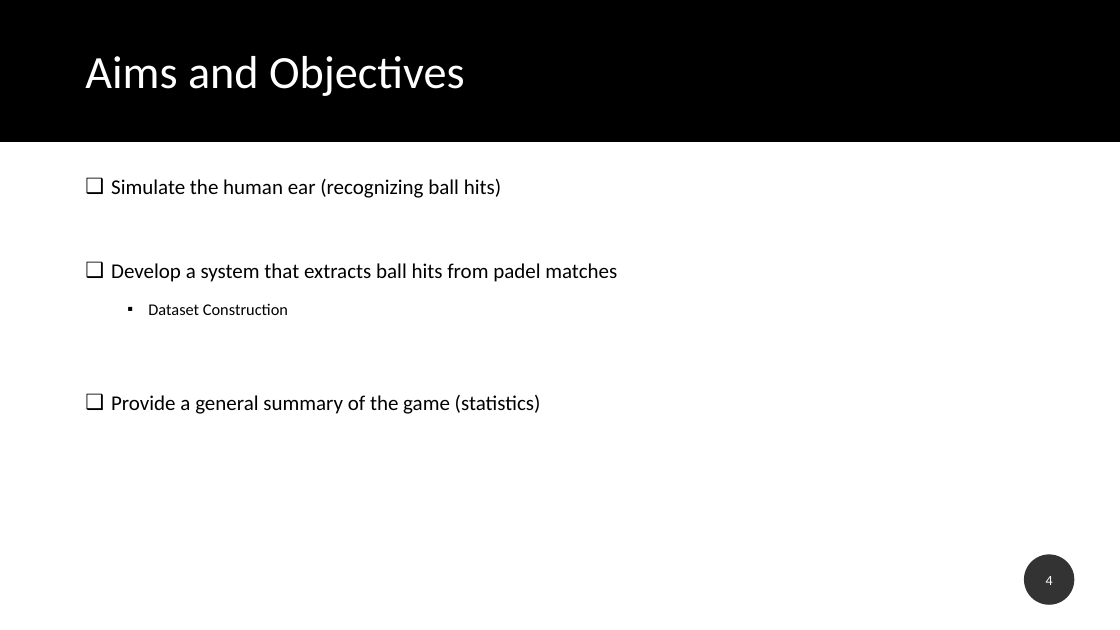
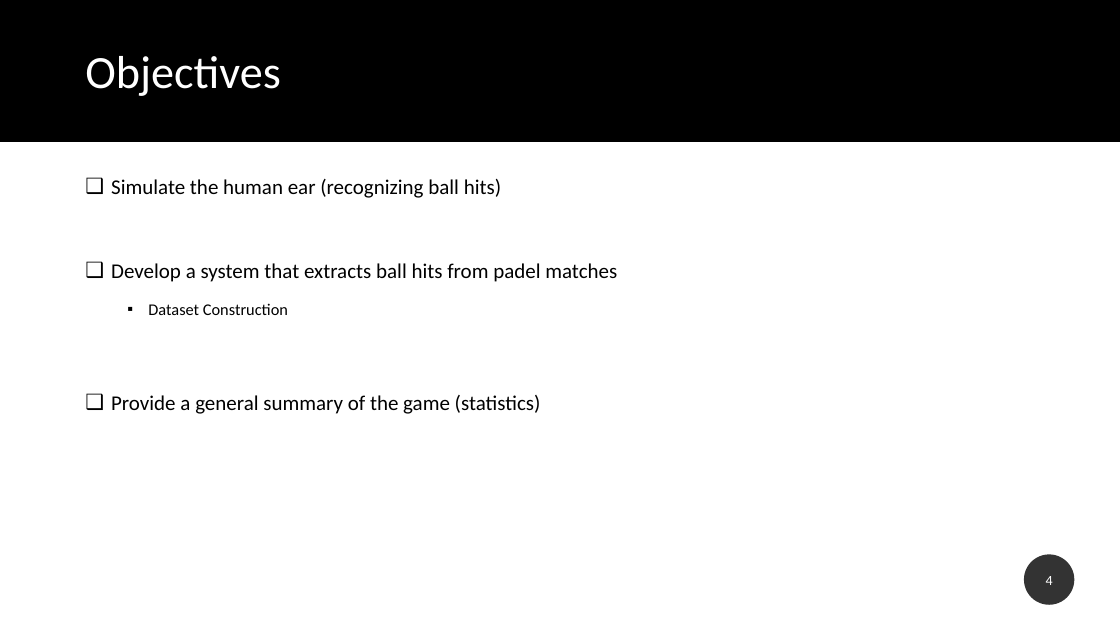
Before and after one commit to carina-haaf/prj_final_47_2122_leim, a slide deck: slide 4 of doc/apresentacoes_aulas/analise_requisitos_v4_en.pptx. Drawn at 1120x630 pixels with LibreOffice and Linux fonts; fonts in the diff are those of the drawing. Boxes give left, top, right and bottom in pixels: in the first picture for what was removed or moved away, otherwise in the second. Text is boxed around its words. In the diff, an @@ line names an element or a change of style, - is before the commit and + after.

```diff
--- a/doc/apresentacoes_aulas/analise_requisitos_v4_en.pptx
+++ b/doc/apresentacoes_aulas/analise_requisitos_v4_en.pptx
@@ title at (x1=85, y1=56, x2=280, y2=96): text changed @@
-Aims and Objectives
+Objectives
```
Also in this commit, not shown: 7 other slides changed.
